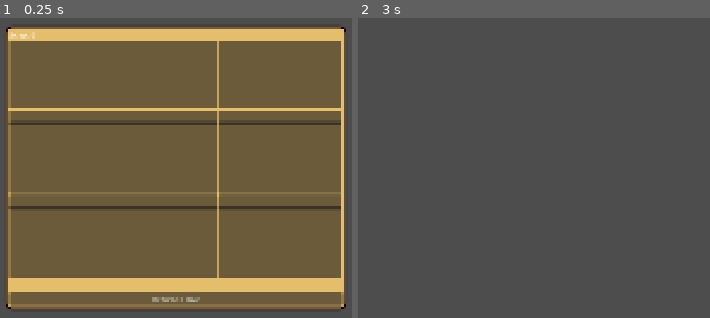
Above: before the commit, frames 1-2 (left to right).
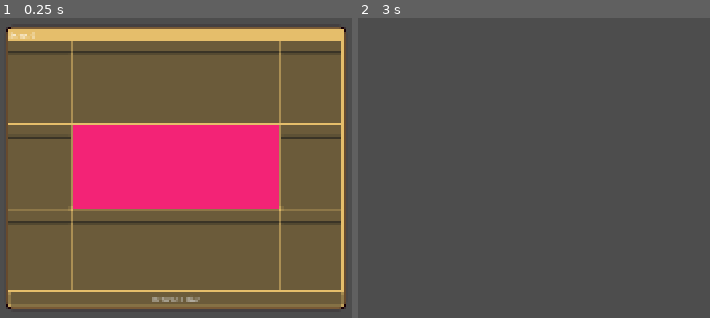
Above: after the commit, the same moments.

Repository: cyberstrgg/LitterBees
Game: Godot game, scene res://Scenes/upgrades_menu.tscn
Two runs of this game, one before a commit and one after it. Both use one fixed random seed, a clock stepped at 60 frames per second and the inputs below. This scene is started directly instead of the project's main scene.
Inputs (mouse positions are in pixels of both pictures, inside the frame that each line leads up to):
- Up to frame 1 (0.25 s): no input
- Up to frame 2 (3 s): click (470, 39) at 0.52 s; click (470, 39) at 1.27 s; click (470, 39) at 2.02 s; click "Return to Hive" at 2.75 s

The runs differ from the first frame. In frame 1, 27% of the frame differs, in the area x 2-97%, y 7-91%; in frame 2, nothing differs.

Commit message:
Throne Room implemented

Diff:
--- /dev/null
+++ b/Scenes/throne_room.tscn
@@ -0,0 +1,15 @@
+[gd_scene load_steps=2 format=3 uid="uid://ckf6rj7r73qb4"]
+
+[ext_resource type="Script" uid="uid://dy6l7w8wkppjj" path="res://Scripts/throne_room.gd" id="1_savb3"]
+
+[node name="PanelContainer" type="PanelContainer"]
+offset_right = 40.0
+offset_bottom = 40.0
+script = ExtResource("1_savb3")
+
+[node name="TextureRect" type="TextureRect" parent="."]
+layout_mode = 2
+
+[node name="ColorRect" type="ColorRect" parent="."]
+layout_mode = 2
+color = Color(0.950465, 0.13781726, 0.464651, 1)
--- a/Scripts/throne_room.gd
+++ b/Scripts/throne_room.gd
@@ -1 +1,16 @@
+
 extends PanelContainer
+
+# This script is a placeholder for any unique logic the throne room might have.
+# For example, you might want to prevent clicks or display queen-related stats.
+
+func _ready():
+    # You can add specific initialization logic for the throne room here.
+    pass
+
+# Override the input function to prevent it from being treated like a normal buildable slot.
+func _gui_input(event: InputEvent):
+    if event is InputEventMouseButton and event.is_pressed():
+        print("The Queen's Throne Room. Cannot be modified.")
+        # Mark the input as handled so other nodes don't process it.
+        get_viewport().set_input_as_handled()
--- a/Scripts/upgrades_menu.gd
+++ b/Scripts/upgrades_menu.gd
@@ -2,23 +2,49 @@
 
 signal menu_closed
 
-# The reference to room_view is no longer needed here
+# Get references to the RoomView control and the grid
+@onready var room_view: Control = $CenterContainer/PanelContainer/VBoxContainer/RoomView
 @onready var grid: GridContainer = $CenterContainer/PanelContainer/VBoxContainer/RoomView/GridContainer
 @onready var back_button: Button = $CenterContainer/PanelContainer/VBoxContainer/BackButton
 @onready var scrap_label: Label = $CenterContainer/PanelContainer/VBoxContainer/ScrapLabel
 
+# Preload both the standard room slot and your new throne room
 const ROOM_SLOT_SCENE = preload("res://Scenes/room_slot.tscn")
+const THRONE_ROOM_SCENE = preload("res://Scenes/throne_room.tscn")
 
 func _ready():
     process_mode = Node.PROCESS_MODE_ALWAYS
     back_button.pressed.connect(_on_back_button_pressed)
+
     populate_grid()
     scrap_label.text = "Scrap: %d" % GlobalUpgrades.scrap_total
 
+    # We must wait one frame for the control nodes to report their correct sizes.
+    await get_tree().process_frame
+    center_on_throne_room()
+
 func populate_grid():
     for i in range(9):
-        var slot = ROOM_SLOT_SCENE.instantiate()
+        var slot
+        # Check if the current slot is the middle one (index 4)
+        if i == 4:
+            slot = THRONE_ROOM_SCENE.instantiate()
+        else:
+            slot = ROOM_SLOT_SCENE.instantiate()
         grid.add_child(slot)
+
+func center_on_throne_room():
+    # The throne room is the 5th child added to the grid (index 4)
+    var throne_room = grid.get_child(4)
+
+    # Calculate the center of the throne room relative to the grid's origin
+    var throne_room_center = throne_room.position + throne_room.size / 2.0
+
+    # Calculate the center of the viewport/panning area
+    var room_view_center = room_view.size / 2.0
+
+    # Set the grid's position to align the two centers
+    grid.position = room_view_center - throne_room_center
 
 func _on_back_button_pressed():
     queue_free()
